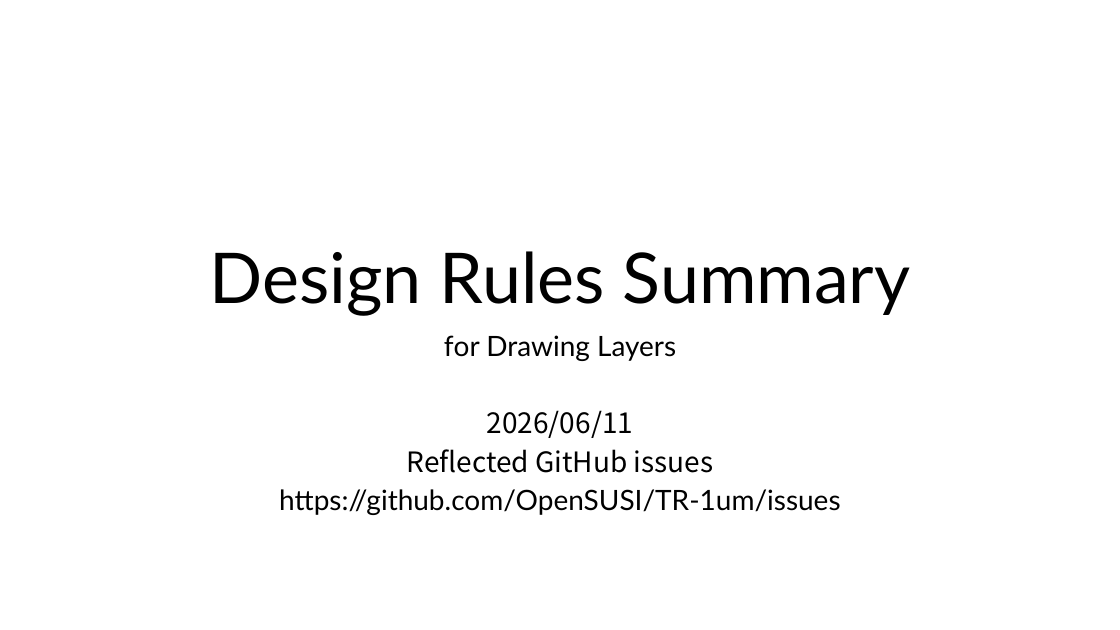
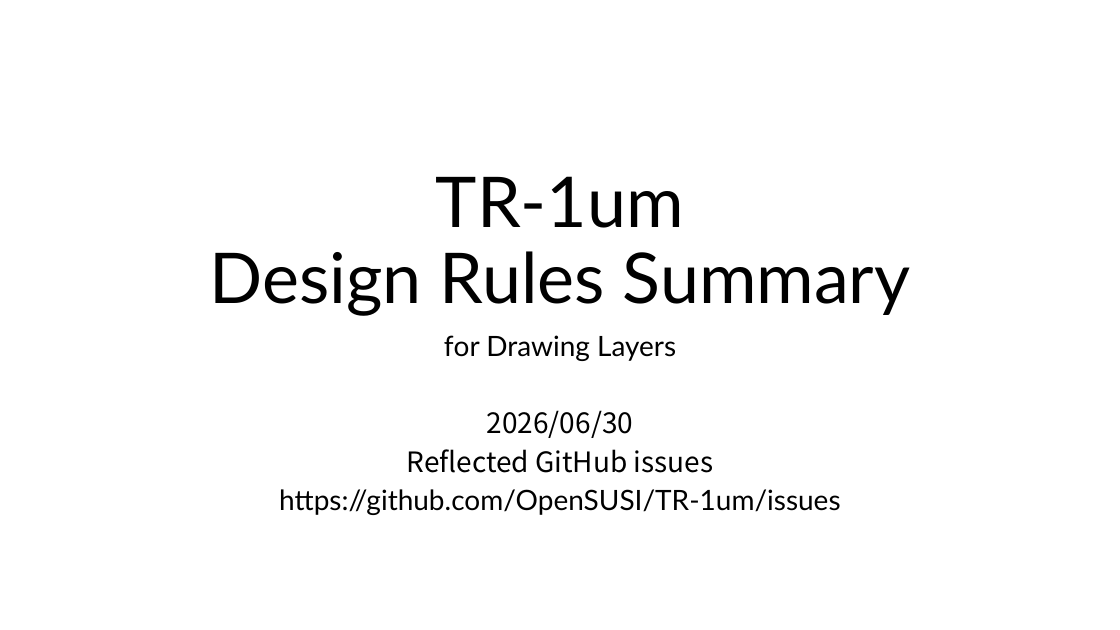
Before and after one commit to OpenSUSI/TR-1um, a slide deck: slide 1 of Document/TR-1um_DRC_summary.pptx. Drawn at 1120x630 pixels with LibreOffice and Linux fonts; fonts in the diff are those of the drawing. Boxes give left, top, right and bottom in pixels: in the first picture for what was removed or moved away, otherwise in the second. Text is boxed around its words. In the diff, an @@ line names an element or a change of style, - is before the commit and + after.

Commit message:
Update TR-1um_DRC_summary

```diff
--- a/Document/TR-1um_DRC_summary.pptx
+++ b/Document/TR-1um_DRC_summary.pptx
@@ title at (209, 176, 911, 316): text changed @@
-Design Rules Summary
+TR-1um
+Design Rules Summary
@@ subtitle at (487, 410, 633, 438): text changed @@
-2026/06/11
+2026/06/30
```
Also in this commit, not shown: 9 other slides changed, 9 slides added, 1 other file.
